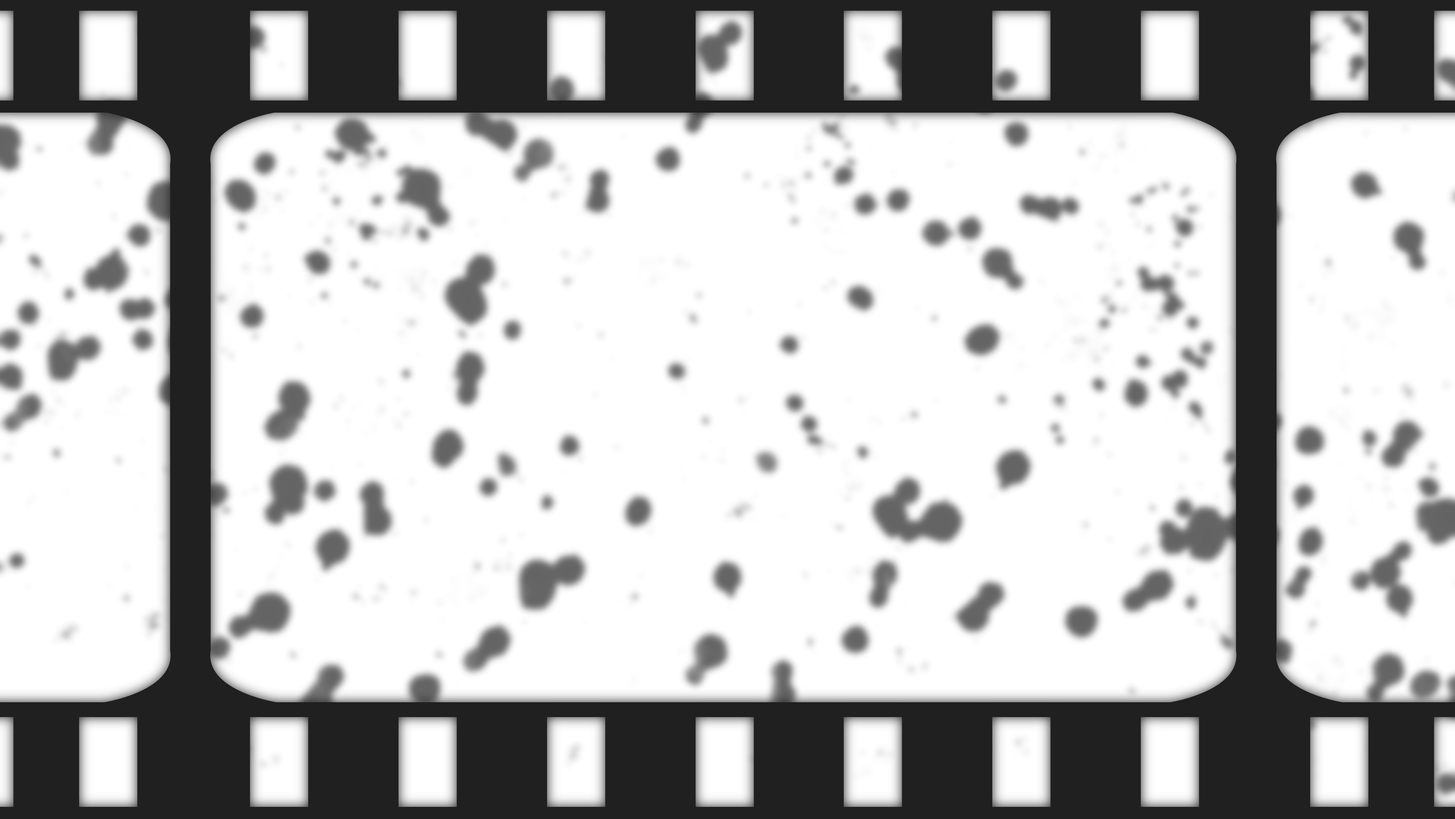
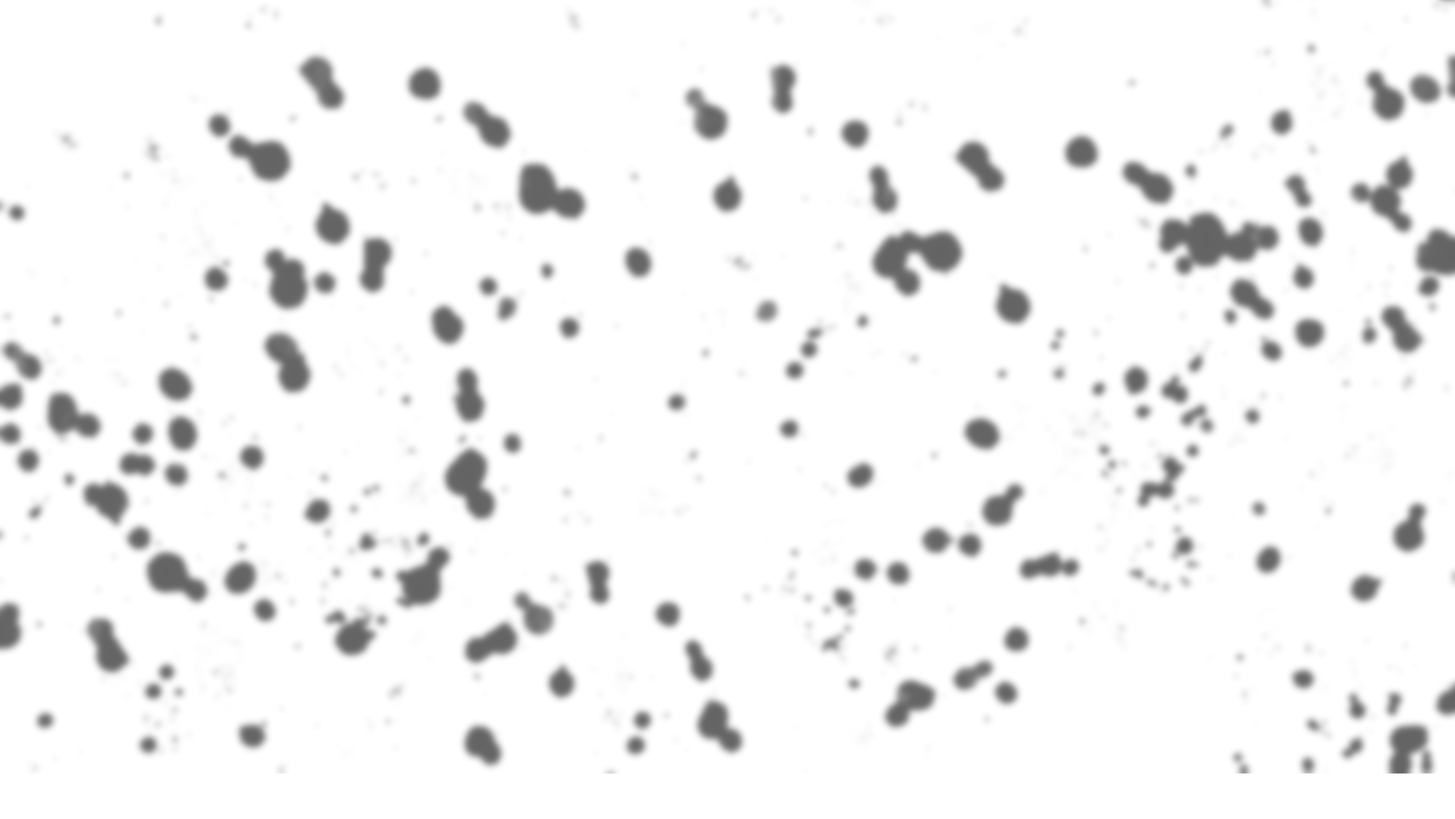
Before/after of a 1455×819 layered artwork. What changed in the layer stack:
hid "Layer 4 Copy 2" over box(1169, 100, 1344, 714)
hid "Layer 4 Copy" over box(103, 100, 278, 714)
hid "Layer 3 Copy" over box(0, 0, 1455, 113)
hid "Layer 3" over box(0, 701, 1455, 819)
hid "Layer 3 Copy 3" over box(0, 0, 1455, 819)
added layer "Manchas Copy 2" (70%) above "Manchas Copy" over box(0, 0, 1455, 774)
hid "Manchas Copy" over box(0, 0, 1455, 819)
